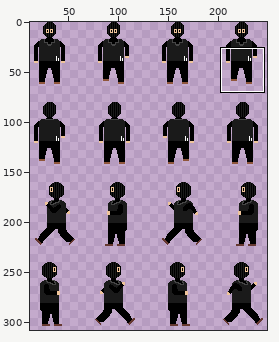
One commit to this sprite sheet: x64/Debug/assets/player_walking/One_for_All.png. The first picture is a wide view before the edit; the outline marks the close-up.
Close-up. Old version:
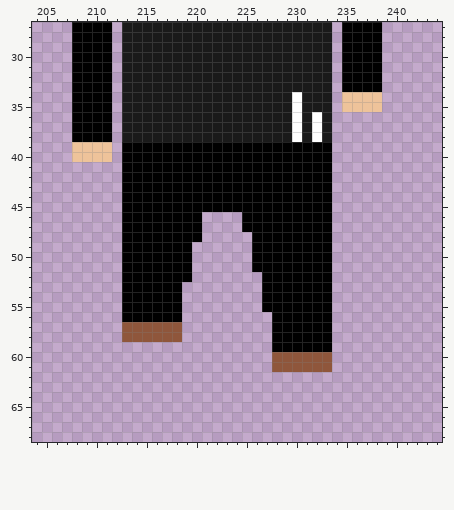
The file is 512x512 pixels. Shown: x 204..244, y 27..68. The wide view leaves out empty margins.
Now the later version:
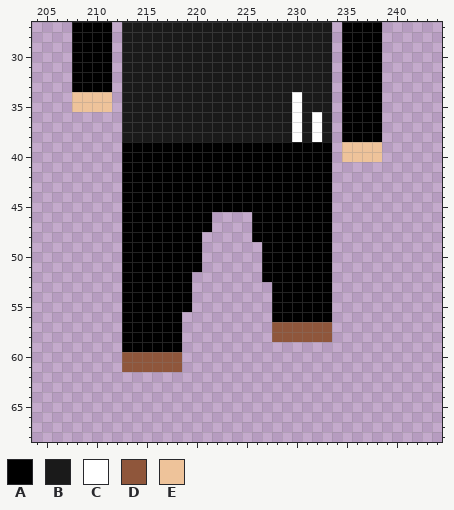
Palette (. is transparent): A #000000  B #1a1a1a  C #ffffff  D #8f563b  E #eec39a
Edits made:
The edit adds colour A in rows 36 to 38 at x 235 to 238; in rows 46 to 47 at x 221; in rows 49 to 51 at x 220; in rows 53 to 55 at x 219; in row 59 at x 213 to 218.
Colour D gives way to colour A in rows 57 to 58 at x 213 to 218.
Colour E gives way to colour A in rows 34 to 35 at x 235 to 238.
The edit adds colour D in rows 60 to 61 at x 213 to 218.
Colour A gives way to colour D in rows 57 to 58 at x 228 to 233.
The edit adds colour E in rows 39 to 40 at x 235 to 238.
Colour A gives way to colour E in rows 34 to 35 at x 208 to 211.
Colour A is gone in rows 36 to 38 at x 208 to 211; in rows 46 to 47 at x 225; in rows 49 to 51 at x 226; in rows 53 to 55 at x 227; in row 59 at x 228 to 233.
Colour D is gone in rows 60 to 61 at x 228 to 233.
Colour E is gone in rows 39 to 40 at x 208 to 211.
Boxes around the changes in both close-ups, in picture pixels (x1, y1, x2, y2):
changed: (72, 92, 112, 162)
changed: (342, 92, 382, 162)
changed: (122, 212, 212, 372)
changed: (242, 212, 332, 372)
